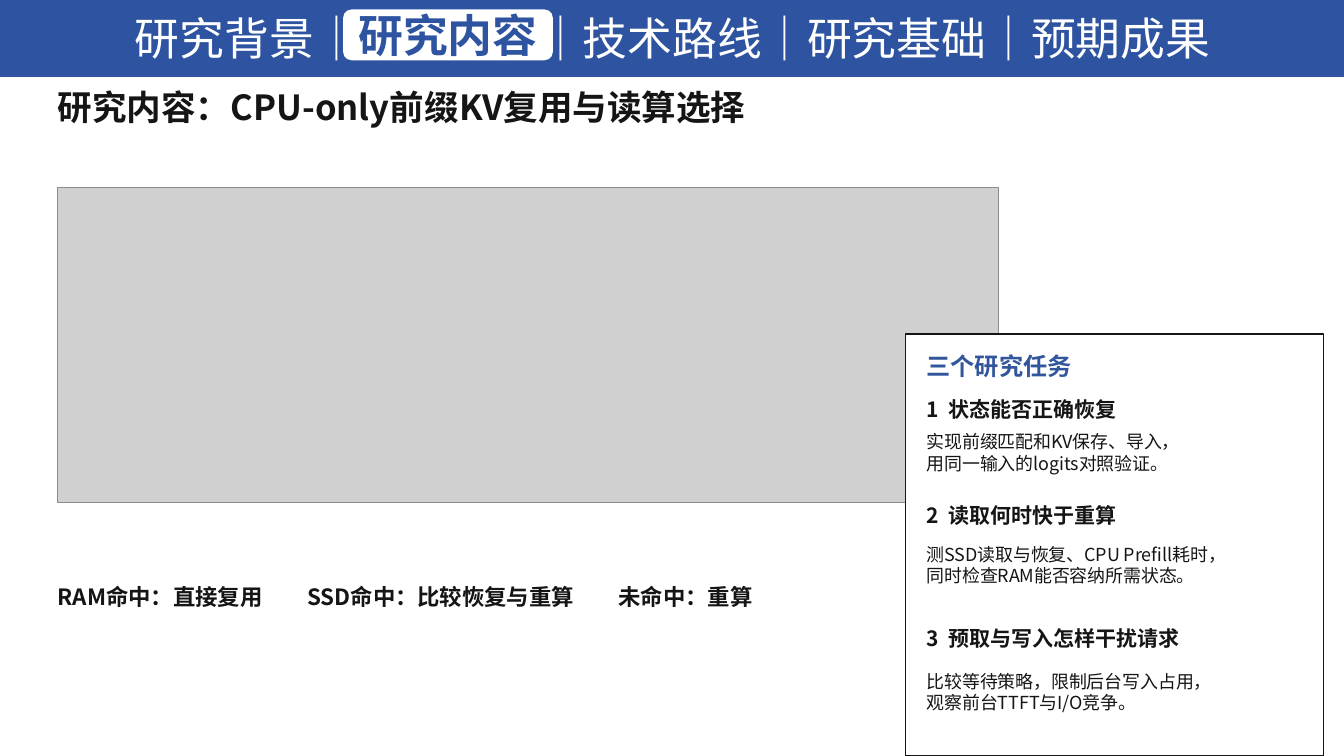
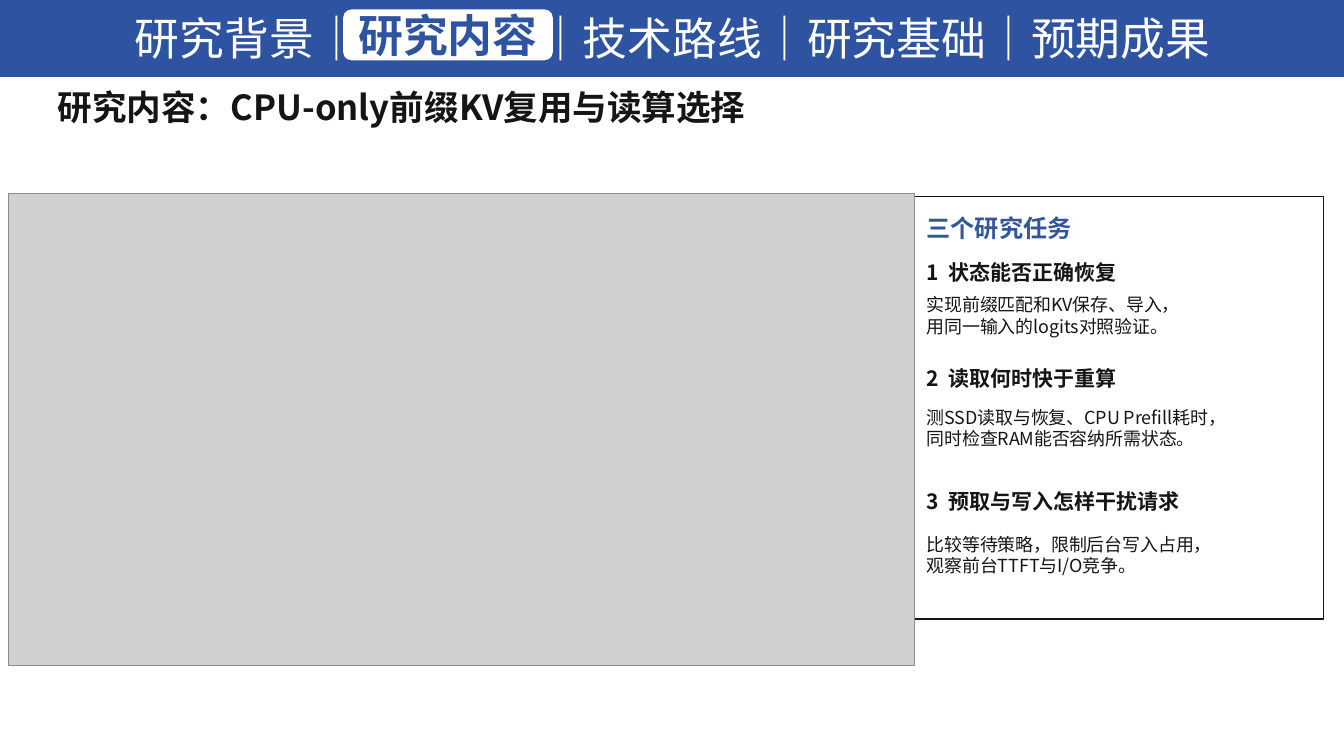
Before and after one commit to XSPup/PostGraduate, a slide deck: slide 3 of 01_Projects_项目/10月9日向唐老师汇报用材料/许世鹏PPT.pptx. Drawn at 1344x756 pixels with LibreOffice and Linux fonts; fonts in the diff are those of the drawing; grey boxes stand for pictures. Boxes give left, top, right and bottom in pixels: in the first picture for what was removed or moved away, otherwise in the second. Text is boxed around its words. In the diff, an @@ line names an element or a change of style, - is before the commit and + after.

```diff
--- a/01_Projects_项目/10月9日向唐老师汇报用材料/许世鹏PPT.pptx
+++ b/01_Projects_项目/10月9日向唐老师汇报用材料/许世鹏PPT.pptx
@@ picture: place and size @@
-picture at [57, 188, 999, 502]
+picture at [9, 194, 915, 665]
@@ 5 texts, 1 rectangle: place and size @@
-5 texts, 1 rectangle at [905, 334, 1324, 756]
+5 texts, 1 rectangle at [905, 197, 1324, 619]
@@ text "1 状态能否正确恢复": place and size @@
-text "1 状态能否正确恢复" at [927, 399, 1117, 419]
+text "1 状态能否正确恢复" at [927, 262, 1117, 282]
@@ text "实现前缀匹配和KV保存、导入，": place and size @@
-text "实现前缀匹配和KV保存、导入，" at [927, 433, 1180, 475]
+text "实现前缀匹配和KV保存、导入，" at [927, 296, 1180, 338]
@@ text removed at [58, 586, 752, 607] @@
-RAM命中：直接复用 SSD命中：比较恢复与重算 未命中：重算
```
Also in this commit, not shown: 38 other files.
